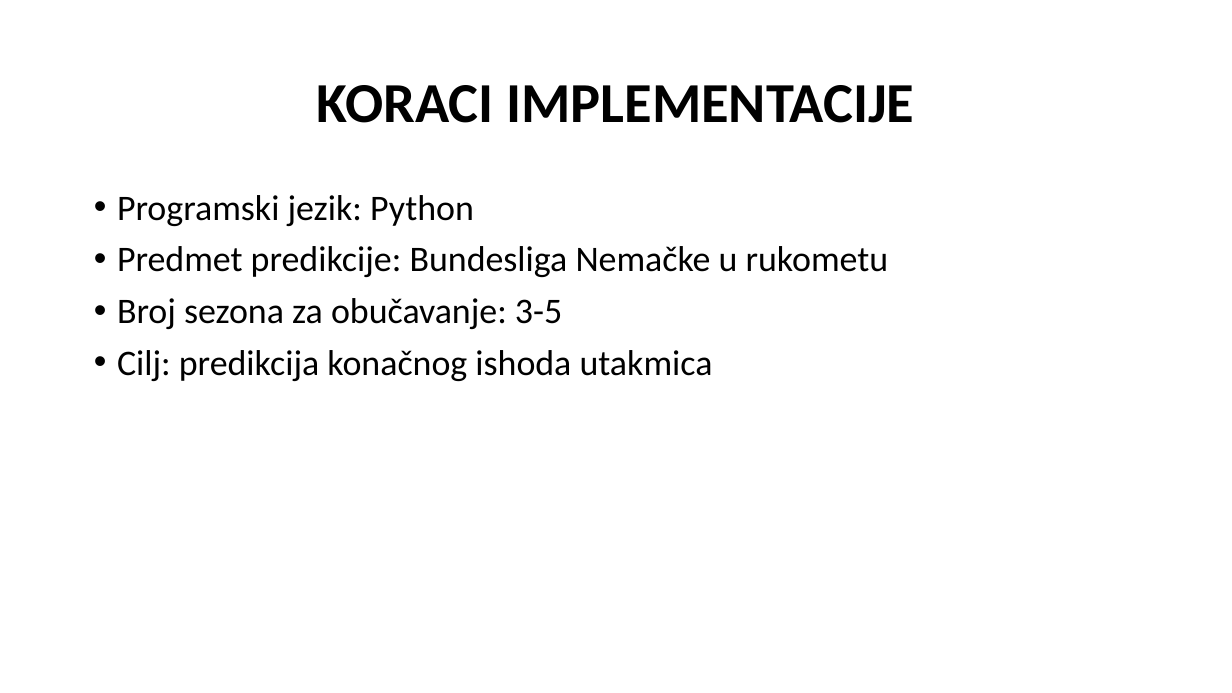
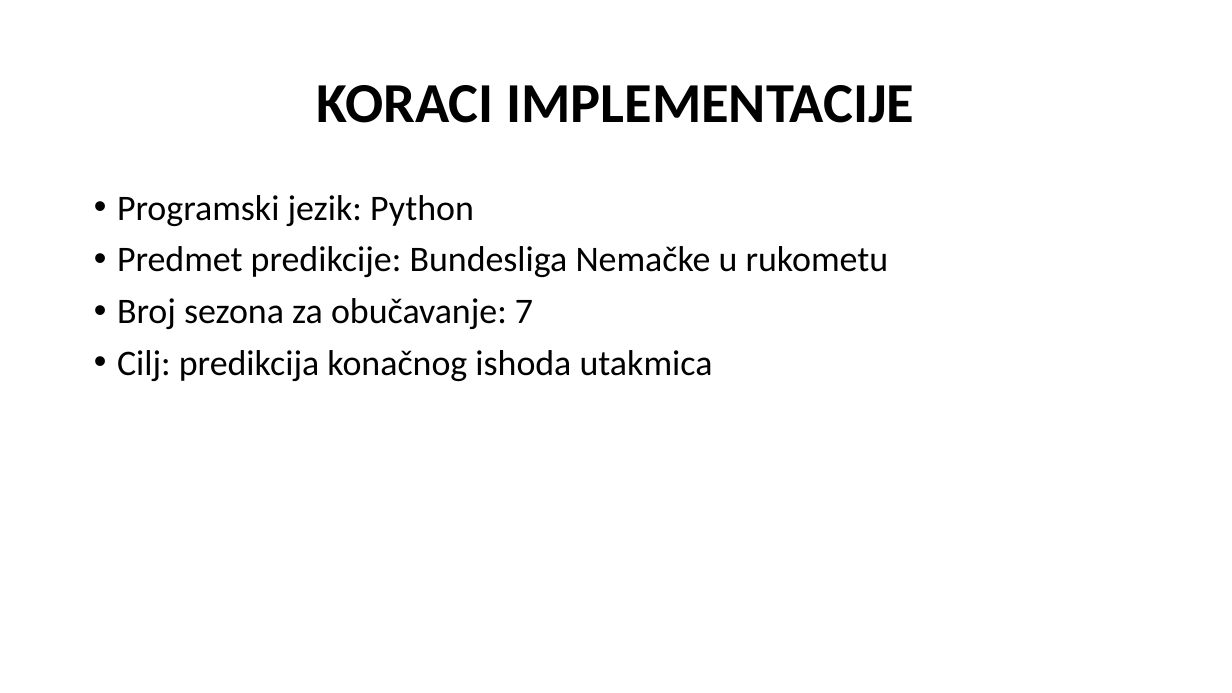
Before and after one commit to nemanjarogic/handball-betting-prediction, a slide deck: slide 11 of presentation-handball-betting.pptx (slide 9 before the commit). Drawn at 1232x693 pixels with LibreOffice and Linux fonts; fonts in the diff are those of the drawing. Boxes give left, top, right and bottom in pixels: in the first picture for what was removed or moved away, otherwise in the second. Text is boxed around its words. In the diff, an @@ line names an element or a change of style, - is before the commit and + after.

```diff
--- a/presentation-handball-betting.pptx
+++ b/presentation-handball-betting.pptx
@@ text at box(117, 298, 533, 329): text changed @@
-• Broj sezona za obučavanje: 3-5
+• Broj sezona za obučavanje: 7
```
Also in this commit, not shown: 4 other slides changed, 5 slides added.
